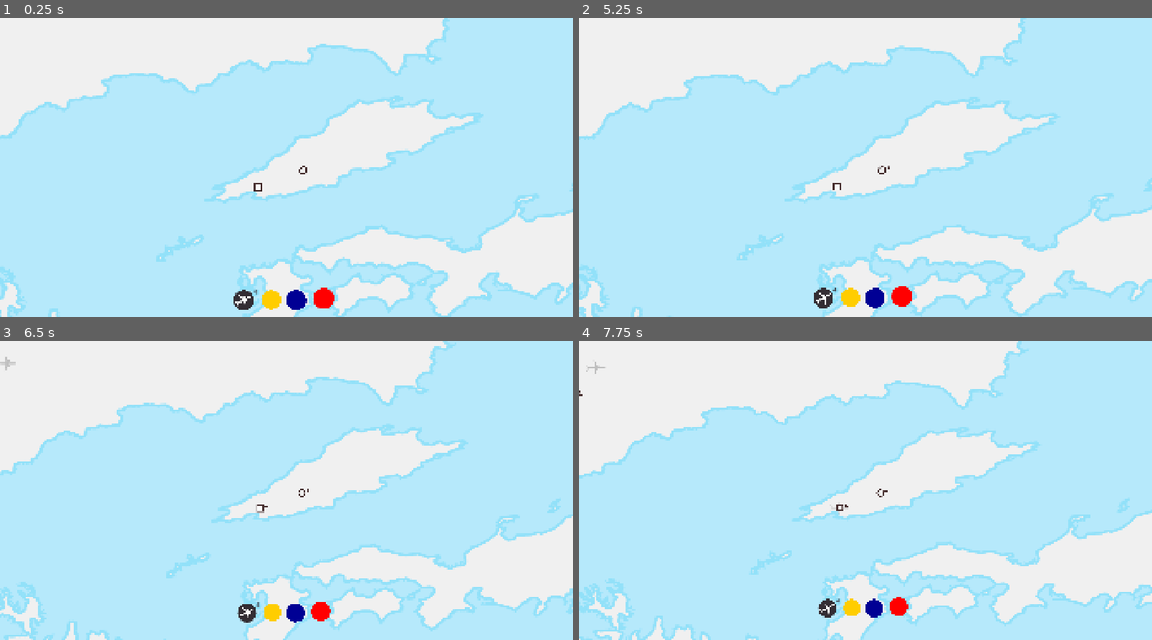
Above: before the commit, frames 1-4 (two rows, left to right).
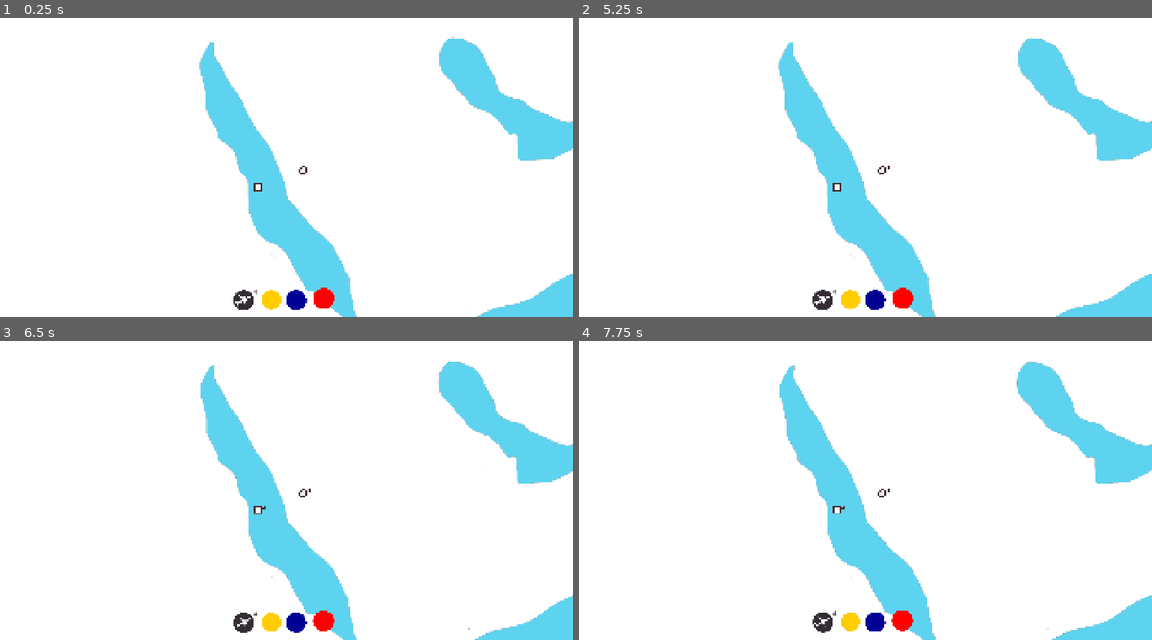
Above: after the commit, the same moments.

Repository: top-it-090304/Holding-Pattern
Game: Godot game, scene res://scene/Main.tscn
Same seed, same stepped clock (60 frames per second), same inputs: the game is played once before the commit and once after it.
Inputs (mouse positions are in pixels of both pictures, inside the frame that each line leads up to; where the layout moved, square brackets give the same spot in the first picture):
- Up to frame 1 (0.25 s): no input
- Up to frame 2 (5.25 s): click (848, 299) at 0.5 s; click (876, 299) at 1.25 s; click (899, 299) at 2 s; click (848, 299) at 2.75 s; click (876, 299) at 3.5 s; click (899, 299) at 4.25 s; click (848, 299) at 5 s
- Up to frame 3 (6.5 s): click (297, 622) [297, 616] at 5.75 s
- Up to frame 4 (7.75 s): click (899, 622) [899, 610] at 6.5 s; drag from (825, 610) to (842, 508) at 7.27 s

The runs differ from the first frame. In frame 1, 72% of the frame differs, in the area x 0-100%, y 0-100%; in frame 2, 72%; in frame 3, 71%; in frame 4, 71%.

Commit message:
fix: camera logic

Diff:
--- a/scene/Main.tscn
+++ b/scene/Main.tscn
@@ -1,7 +1,7 @@
 [gd_scene format=3 uid="uid://w3majmenhb7r"]
 
 [ext_resource type="Script" uid="uid://sp2ta70qytu6" path="res://scripts/Main.gd" id="1_nbc6x"]
-[ext_resource type="Texture2D" uid="uid://qrsbytgaea84" path="res://objects/field_blue.png" id="2_h6nst"]
+[ext_resource type="Texture2D" uid="uid://5v6nsfpdvqkx" path="res://objects/map3.png" id="2_pnqar"]
 [ext_resource type="Texture2D" uid="uid://d3hmyd7fm44gt" path="res://objects/Button_yellow.png" id="3_mnmej"]
 [ext_resource type="Texture2D" uid="uid://c32r7a0jfkk6t" path="res://objects/Button_blue.png" id="4_o6q0f"]
 [ext_resource type="Texture2D" uid="uid://ck4unu555lgo2" path="res://objects/Button_red.png" id="5_s5yxy"]
@@ -27,9 +27,9 @@
 
 [node name="Map" type="Sprite2D" parent="." unique_id=570708504]
 z_index = -1
-position = Vector2(1002.99994, 503.99997)
+position = Vector2(1099, 275.99994)
 scale = Vector2(1.5696938, 1.3333333)
-texture = ExtResource("2_h6nst")
+texture = ExtResource("2_pnqar")
 
 [node name="Timer" type="Timer" parent="." unique_id=1871435388]
 autostart = true
@@ -122,6 +122,15 @@
 [node name="Marker2D2" type="Marker2D" parent="AirportSpawn/Zone0" unique_id=1177709909]
 position = Vector2(-112, 128)
 
+[node name="Marker2D3" type="Marker2D" parent="AirportSpawn/Zone0" unique_id=896170972]
+position = Vector2(1320, 436)
+
+[node name="Marker2D4" type="Marker2D" parent="AirportSpawn/Zone0" unique_id=1903104097]
+position = Vector2(452, 400)
+
+[node name="Marker2D5" type="Marker2D" parent="AirportSpawn/Zone0" unique_id=830791052]
+position = Vector2(1104, 176)
+
 [node name="Camera2D" type="Camera2D" parent="." unique_id=273851256]
 position = Vector2(972, 496)
 
--- a/scripts/Main.gd
+++ b/scripts/Main.gd
@@ -84,7 +84,8 @@
 		line_draw(selected_airport.global_position, get_global_mouse_position())
 		check_airopotr()
 	if camera:
-		camera.zoom = camera.zoom.lerp(target_zoom, 0.5 * delta)
+		var zoom_speed = 0.02 ## скорость камеры
+		camera.zoom = camera.zoom.lerp(target_zoom, zoom_speed * delta)
 
 
 func line_draw(pos1: Vector2, pos2: Vector2):
Binary file added: objects/map3.png
Not shown, added: objects/map3.png.import
